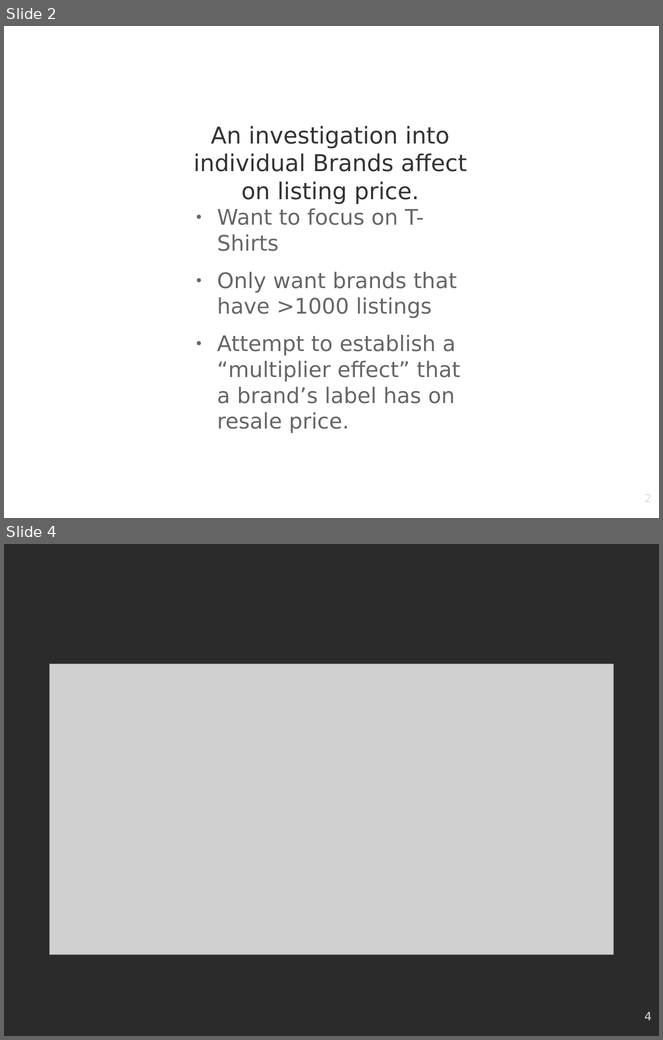
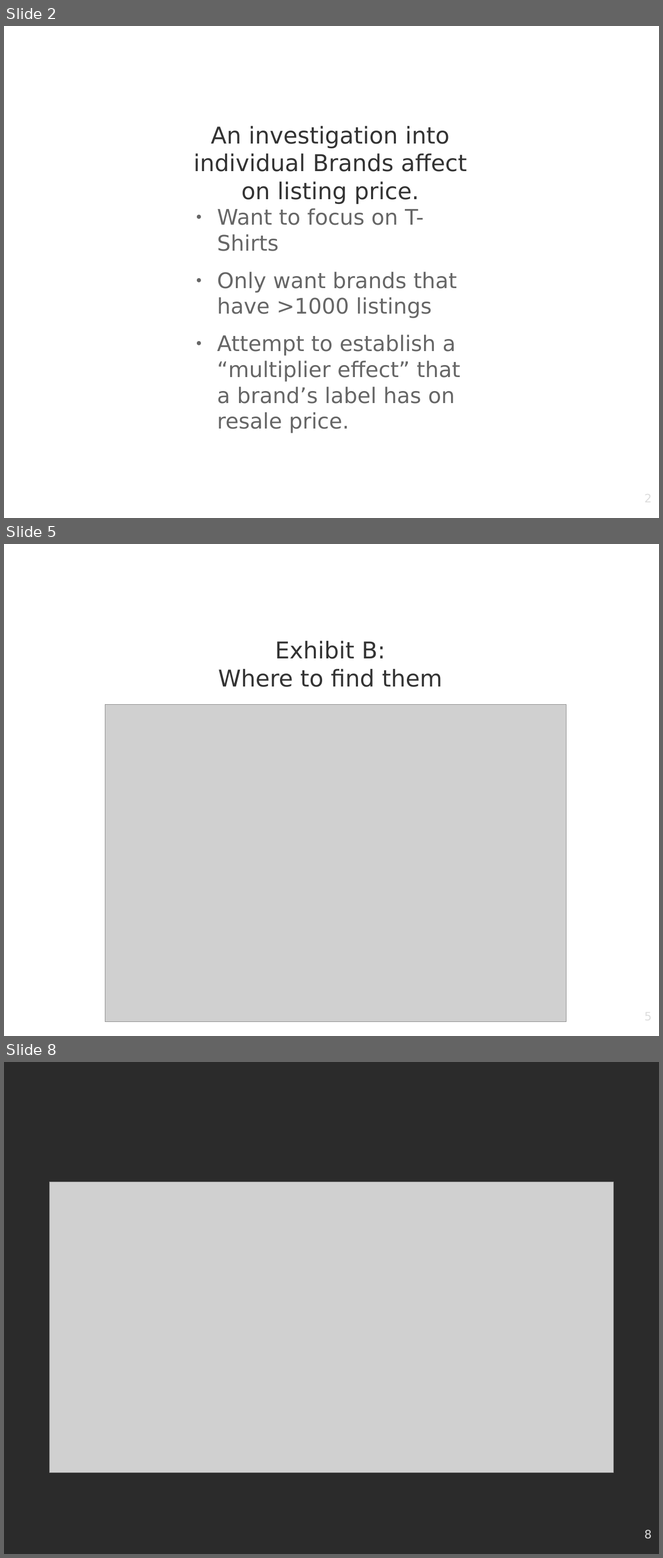
Before and after one commit to saudino480/HypeBeast, a slide deck: hypebeast_presentation.odp. Shown one above the other, each under a label of ours: slides 2 and 4 before the commit, slides 2, 5 and 8 after it; the slides between them are not shown. The pictures are 663x1040 and 663x1558 pixels, drawn with LibreOffice and Linux fonts; fonts in the diff are those of the drawing; grey boxes stand for pictures; background and template pictures are left out; a plain dark background stands for a picture behind light text. Boxes give left, top, right and bottom in pixels: in the first picture for what was removed or moved away, otherwise in the second. Text is boxed around its words. In the diff, an @@ line names an element or a change of style, - is before the commit and + after.

```diff
--- a/hypebeast_presentation.odp
+++ b/hypebeast_presentation.odp
@@ slide 5 added at box(4, 544, 659, 1036), background picture (left out) @@
@@ title added at box(218, 641, 442, 687), 28 pt, text #333333 @@
+Exhibit B:
+Where to find them
@@ picture added at box(105, 705, 567, 1021) @@
@@ page number added at box(499, 1009, 652, 1036), 14 pt, text #DDDDDD @@
+5
@@ what was slide 4 is now slide 8 @@
@@ page number at box(645, 1529, 652, 1539): text changed @@
-4
+8
```
Also in this commit, not shown: 2 slides changed, 3 other slides added.
